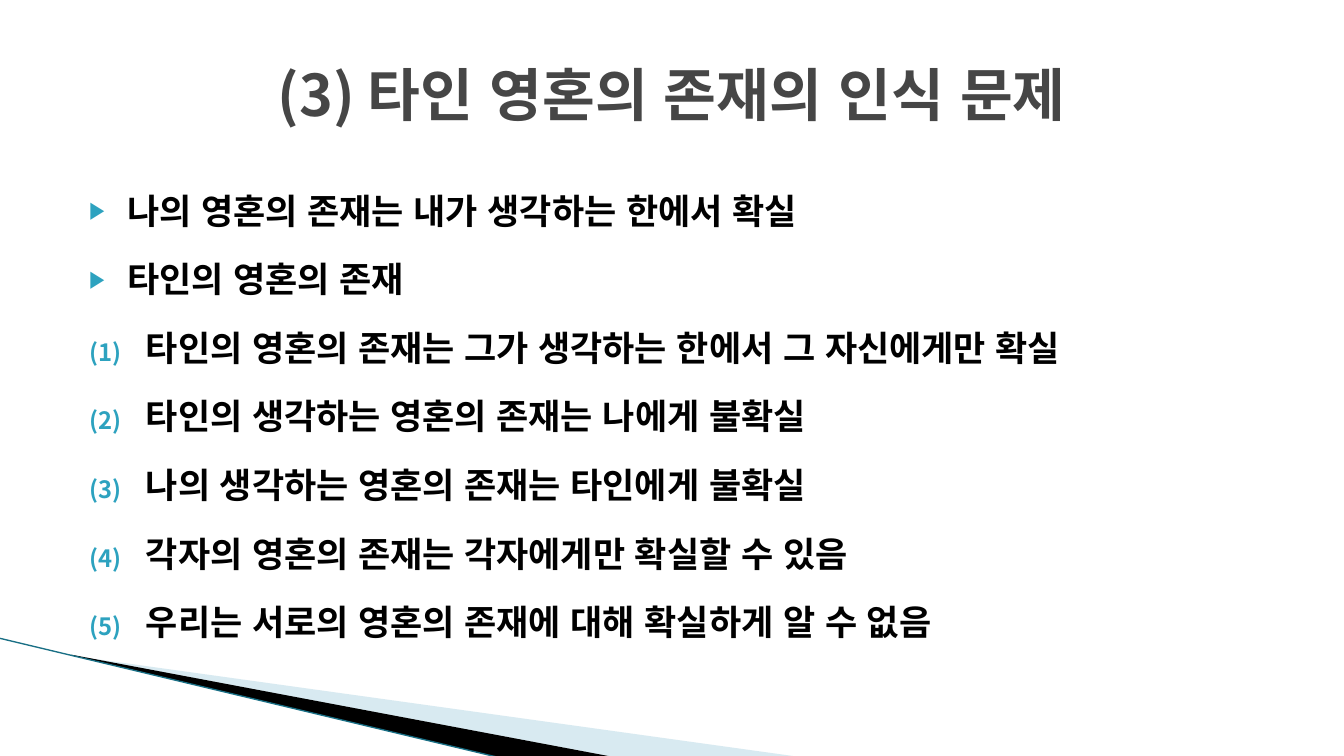
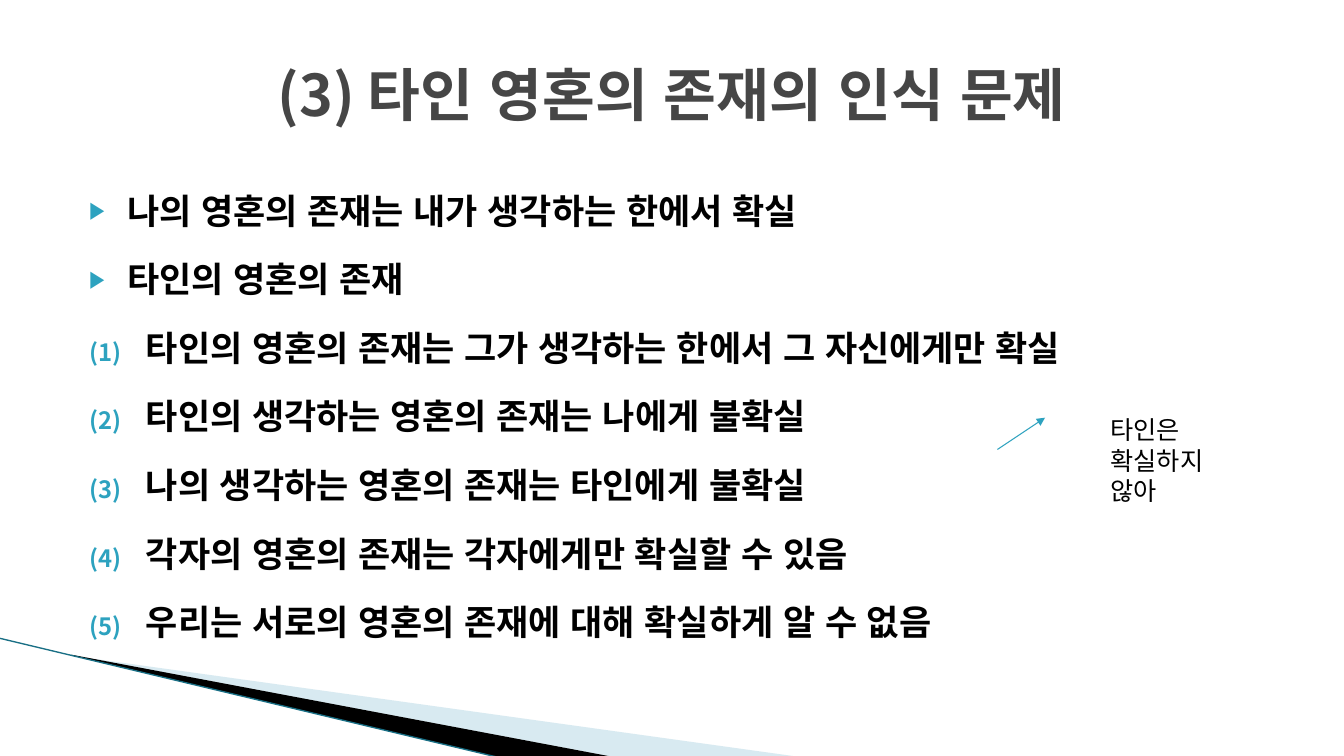
Before and after one commit to dw5450/3rd_grade_study, a slide deck: slide 9 of 윤리와철학/수업 ppt/데카르트 철학의 난점들 튜링테스트 중국어 방.pptx. Drawn at 1344x756 pixels with LibreOffice and Linux fonts; fonts in the diff are those of the drawing; background and template pictures are left out. Boxes give left, top, right and bottom in pixels: in the first picture for what was removed or moved away, otherwise in the second. Text is boxed around its words. In the diff, an @@ line names an element or a change of style, - is before the commit and + after.

```diff
--- a/윤리와철학/수업 ppt/데카르트 철학의 난점들 튜링테스트 중국어 방.pptx
+++ b/윤리와철학/수업 ppt/데카르트 철학의 난점들 튜링테스트 중국어 방.pptx
@@ arrow added from (998, 450) to (1046, 417), #2DA2BF 0.75 pt @@
@@ text added at (1111,418,1204,502), 18 pt, text #000000 @@
+타인은 확실하지 않아
```
Also in this commit, not shown: 4 other slides changed, 29 other files.
